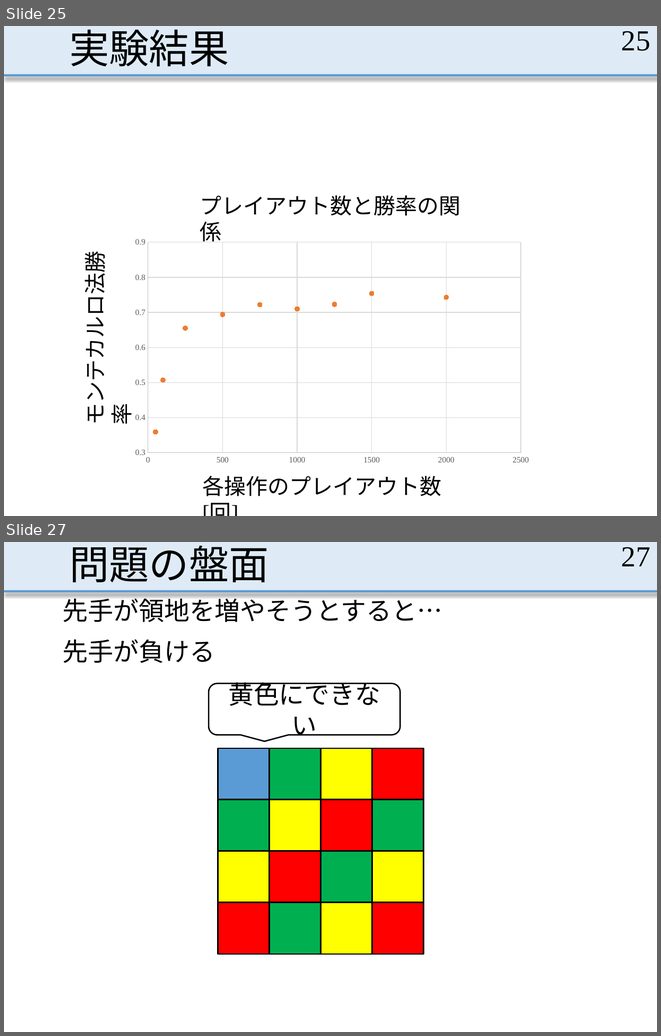
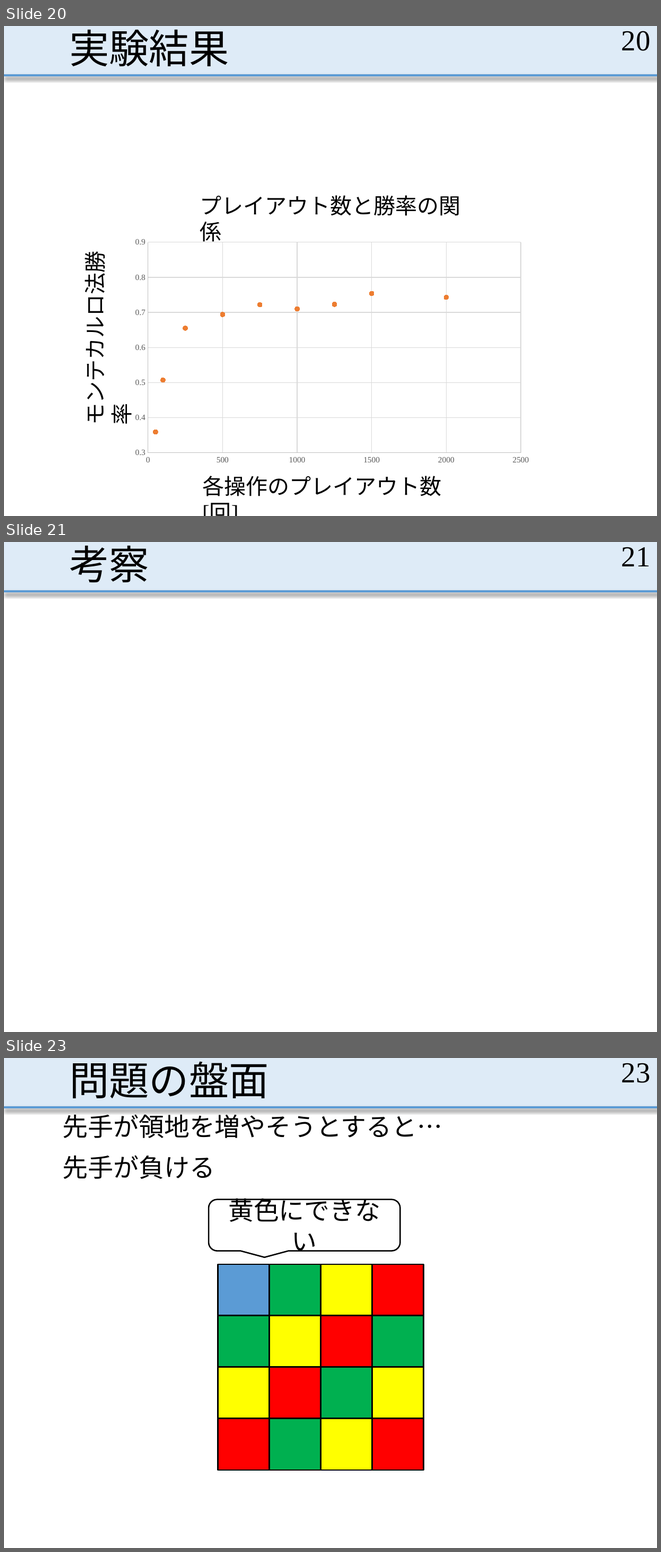
Before and after one commit to MasayaOda/SR, a slide deck: 中間発表1210.pptx. Shown one above the other, each under a label of ours: slides 25 and 27 before the commit, slides 20, 21 and 23 after it; the slides between them are not shown. The pictures are 661x1036 and 661x1552 pixels, drawn with LibreOffice and Linux fonts; fonts in the diff are those of the drawing. Boxes give left, top, right and bottom in pixels: in the first picture for what was removed or moved away, otherwise in the second. Text is boxed around its words. In the diff, an @@ line names an element or a change of style, - is before the commit and + after.

```diff
--- a/中間発表1210.pptx
+++ b/中間発表1210.pptx
@@ slide 21 added at (x1=4, y1=542, x2=657, y2=1032), background #FFFFFF; not listed: 2 template elements that a slide beside it also shows @@
@@ title added at (x1=69, y1=545, x2=149, y2=583), 44 pt, text #000000 @@
+考察
@@ page number added at (x1=621, y1=547, x2=651, y2=566), 32 pt, text #000000 @@
+21
@@ what was slide 25 is now slide 20 @@
@@ page number at (x1=621, y1=31, x2=651, y2=51): text changed @@
-25
+20
@@ what was slide 27 is now slide 23 @@
@@ page number at (x1=621, y1=1063, x2=651, y2=1083): text changed @@
-27
+23
```
Also in this commit, not shown: 8 slides changed, 2 other slides added.
